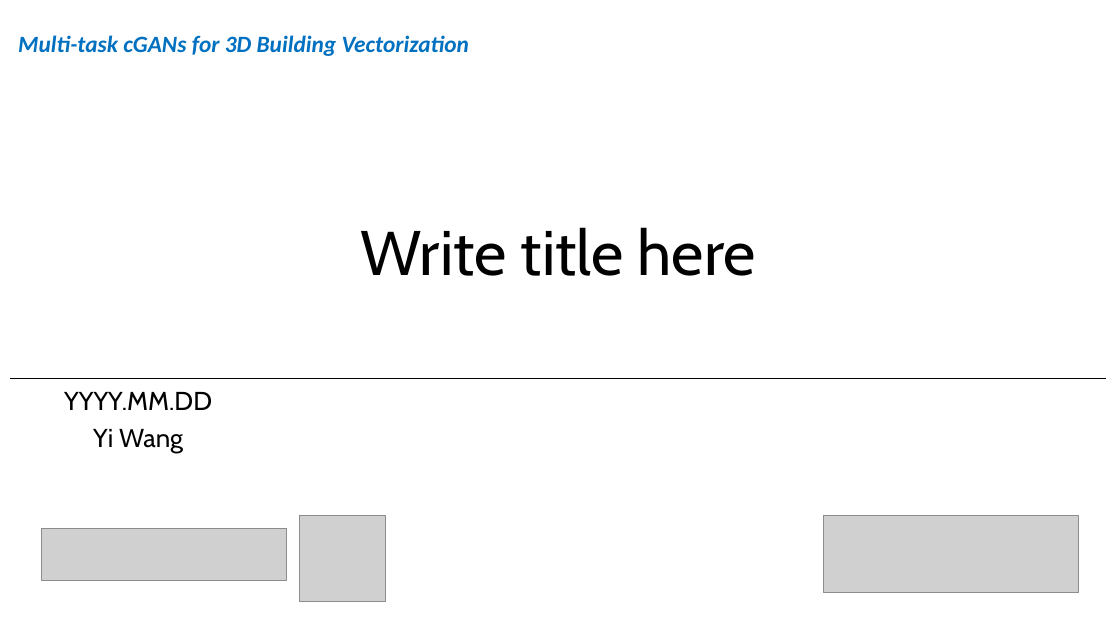
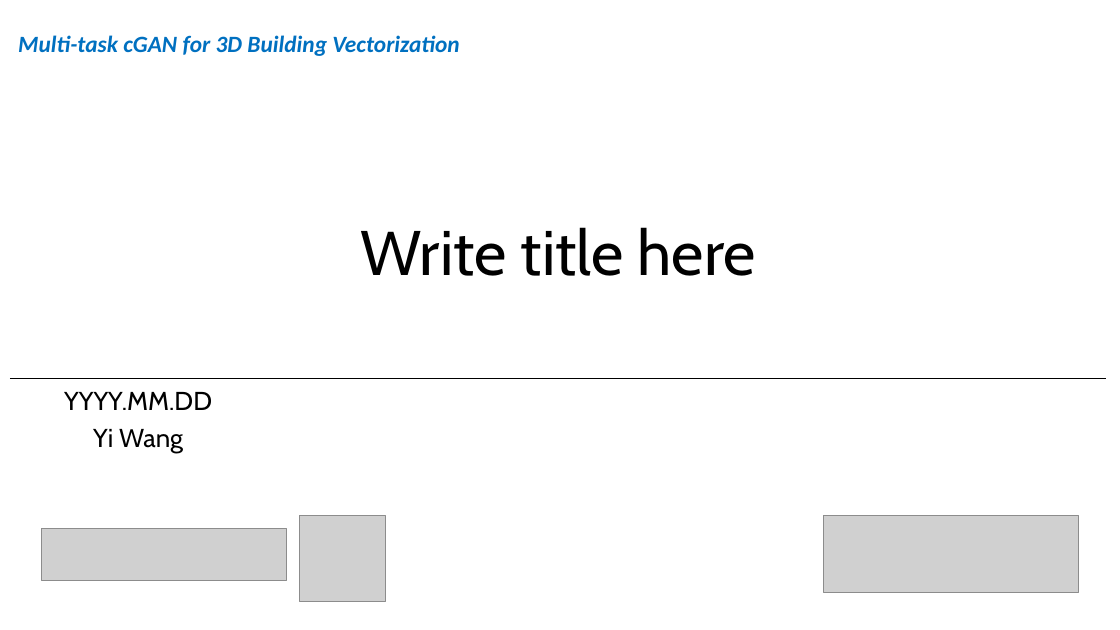
Before and after one commit to wangyi111/Building-Vectorization-3D, a slide deck: slide 1 of assets/reports/YYYYMMDD_template.pptx. Drawn at 1120x630 pixels with LibreOffice and Linux fonts; fonts in the diff are those of the drawing; grey boxes stand for pictures. Boxes give left, top, right and bottom in pixels: in the first picture for what was removed or moved away, otherwise in the second. Text is boxed around its words. In the diff, an @@ line names an element or a change of style, - is before the commit and + after.

```diff
--- a/assets/reports/YYYYMMDD_template.pptx
+++ b/assets/reports/YYYYMMDD_template.pptx
@@ text at (18,35,459,56): text changed @@
-Multi-task cGANs for 3D Building Vectorization
+Multi-task cGAN for 3D Building Vectorization
```
Also in this commit, not shown: 1 other file.
